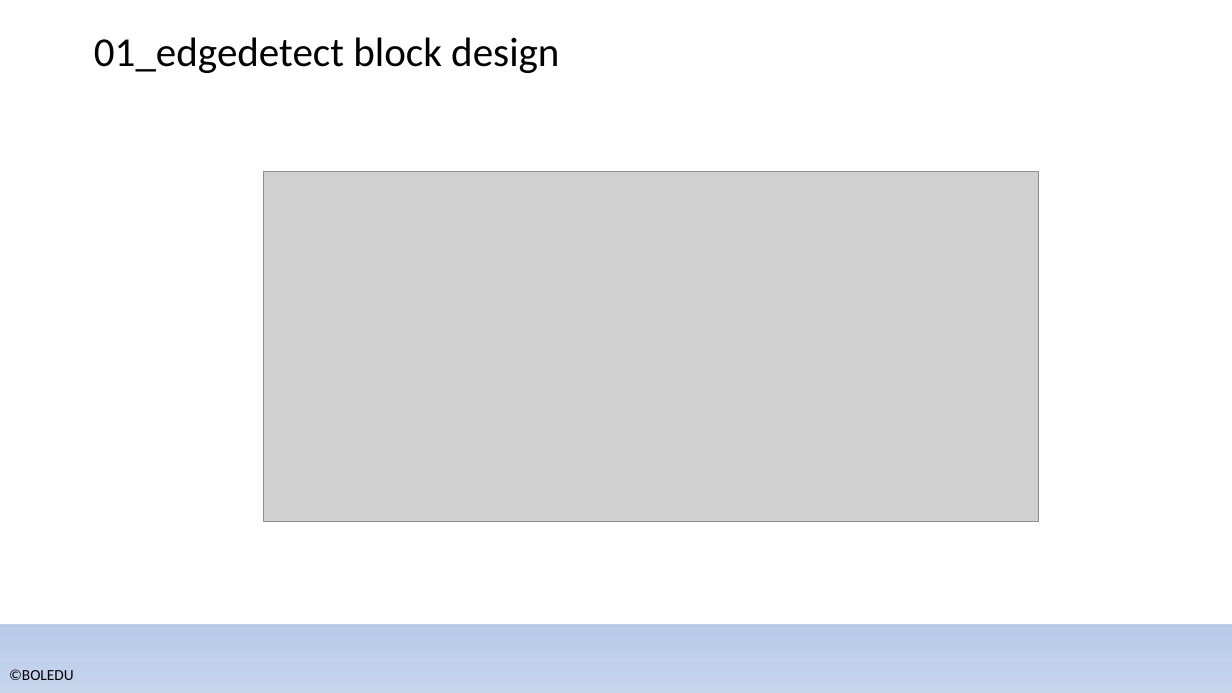
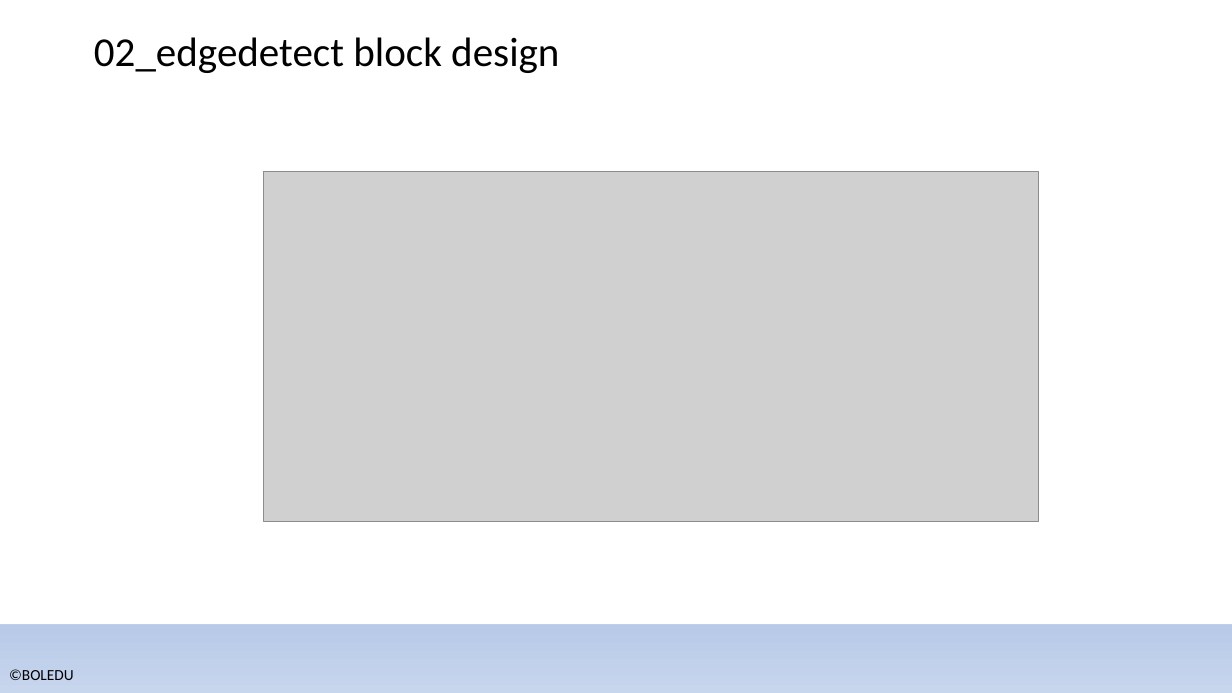
Before and after one commit to bol-edu/caravel-soc_fpga-lab, a slide deck: slide 6 of catapult_hls/lab_catapult_workbook.pptx. Drawn at 1232x693 pixels with LibreOffice and Linux fonts; fonts in the diff are those of the drawing; grey boxes stand for pictures; background and template pictures are left out. Boxes give left, top, right and bottom in pixels: in the first picture for what was removed or moved away, otherwise in the second. Text is boxed around its words. In the diff, an @@ line names an element or a change of style, - is before the commit and + after.

```diff
--- a/catapult_hls/lab_catapult_workbook.pptx
+++ b/catapult_hls/lab_catapult_workbook.pptx
@@ title at bbox=[94, 37, 559, 73]: text changed @@
-01_edgedetect block design
+02_edgedetect block design
```
Also in this commit, not shown: 3 other slides changed, 1 slide added.
